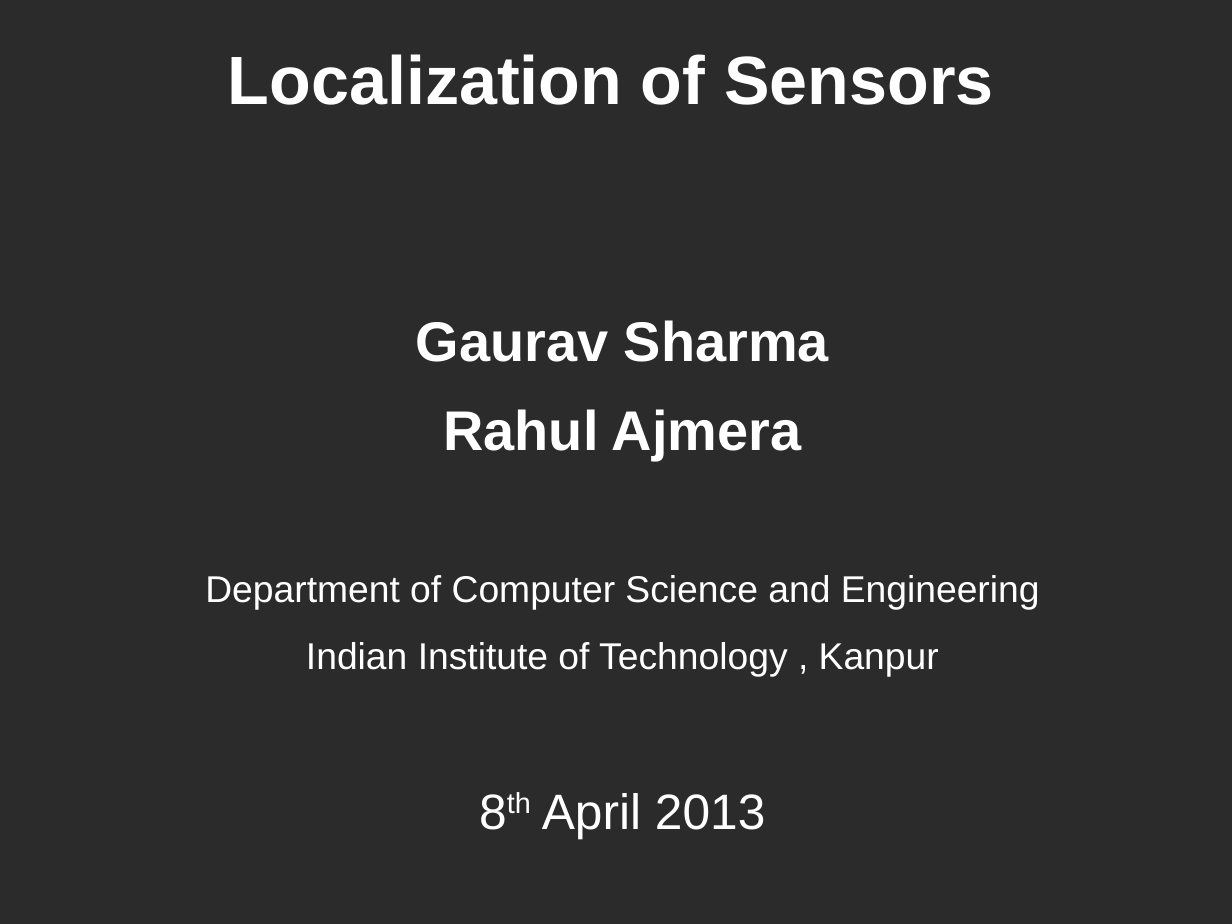
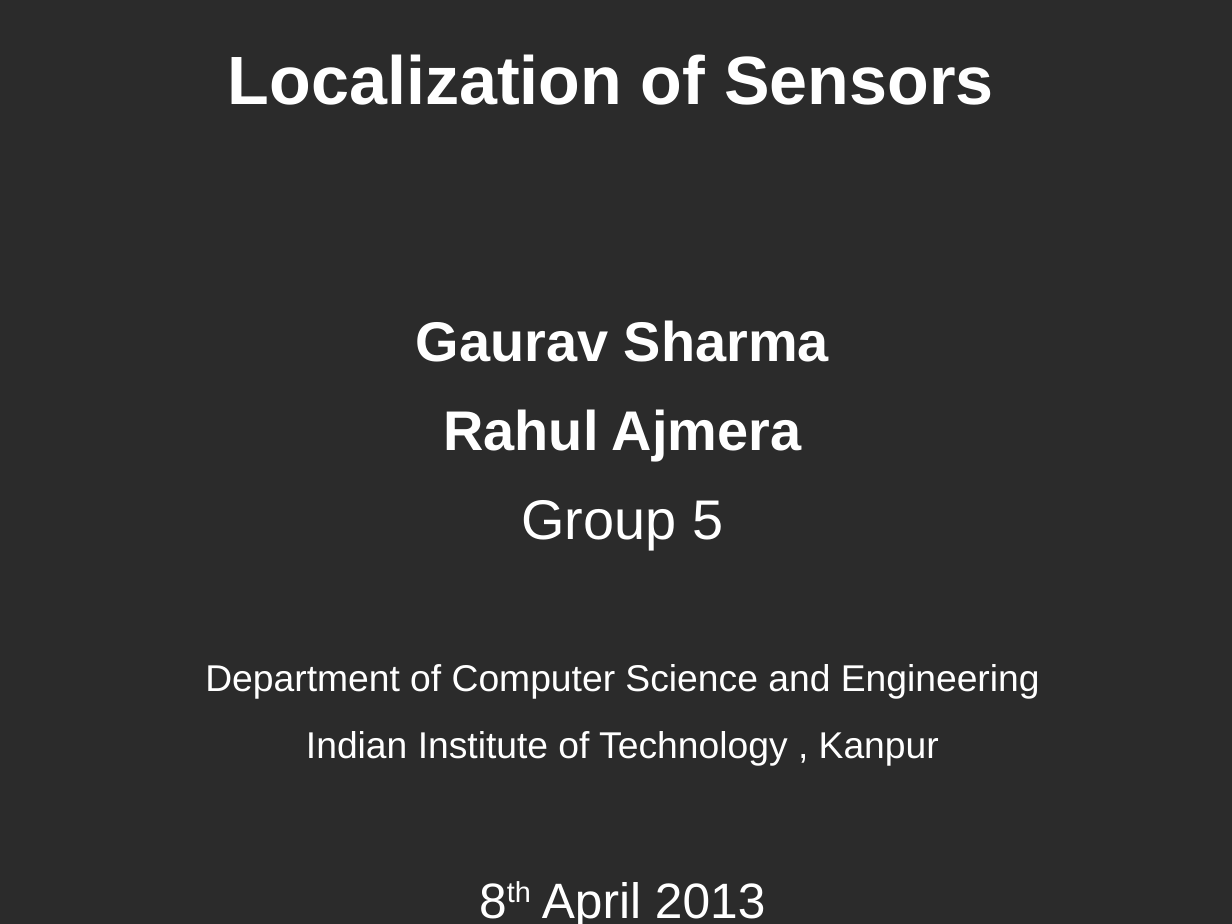
Before and after one commit to rahulaaj/Localization-of-Sensors, a slide deck: slide 1 of Document/presentation.odp. Drawn at 1232x924 pixels with LibreOffice and Linux fonts; fonts in the diff are those of the drawing; background and template pictures are left out; a plain dark background stands for a picture behind light text. Boxes give left, top, right and bottom in pixels: in the first picture for what was removed or moved away, otherwise in the second. Text is boxed around its words. In the diff, an @@ line names an element or a change of style, - is before the commit and + after.

```diff
--- a/Document/presentation.odp
+++ b/Document/presentation.odp
@@ text at bbox=[522, 500, 723, 549]: paragraph added @@
+Group 5
```
Also in this commit, not shown: 1 other slide changed.
